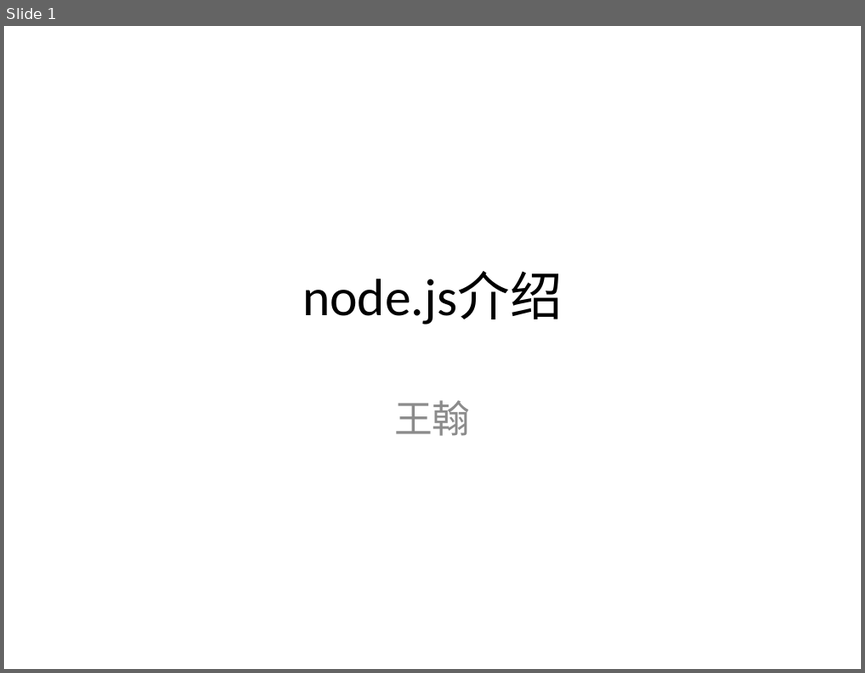
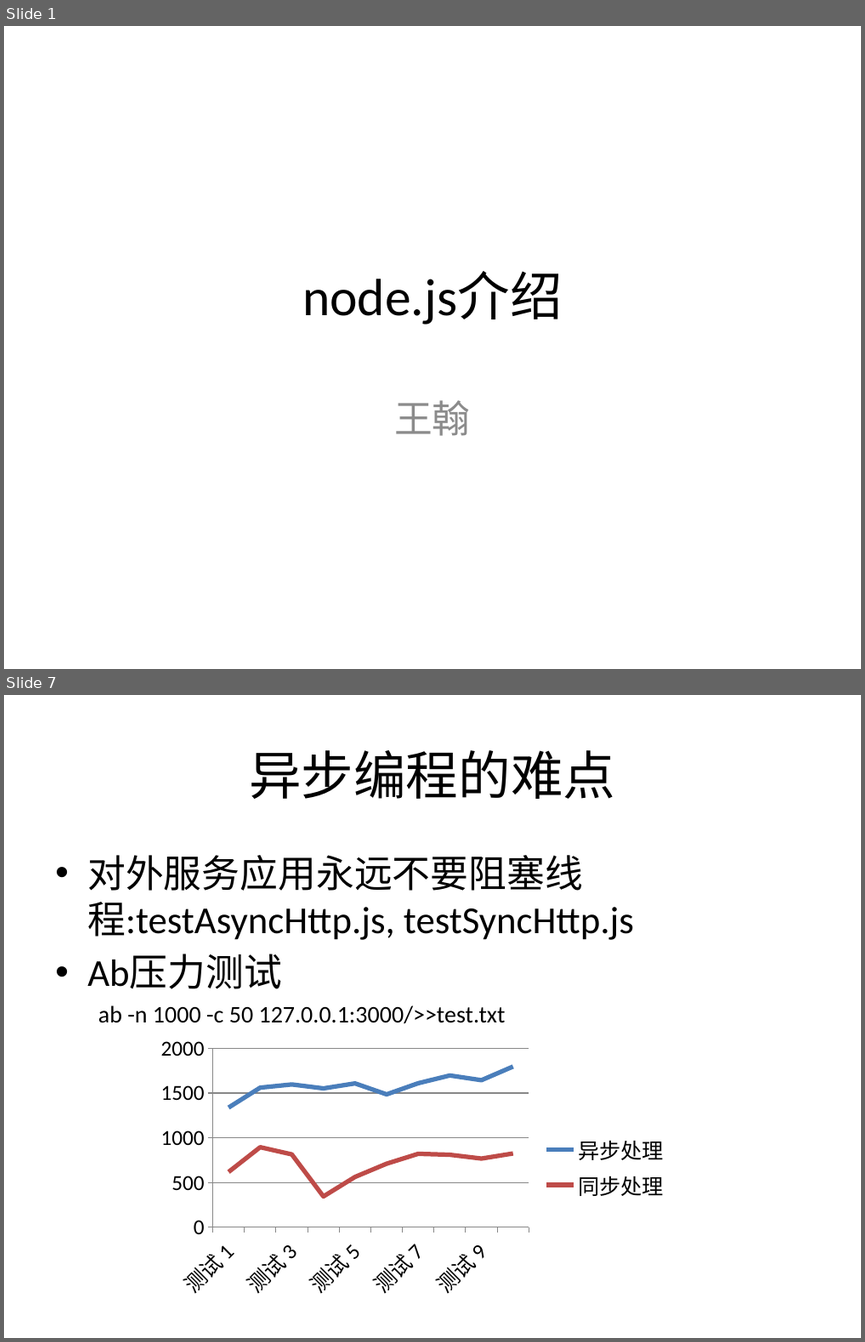
Before and after one commit to JamCode/nodePresentation, a slide deck: 演示文稿2.pptx. Shown one above the other, each under a label of ours: slide 1 before the commit, slides 1 and 7 after it; the slides between them are not shown. The pictures are 865x673 and 865x1342 pixels, drawn with LibreOffice and Linux fonts; fonts in the diff are those of the drawing. Boxes give left, top, right and bottom in pixels: in the first picture for what was removed or moved away, otherwise in the second. Text is boxed around its words. In the diff, an @@ line names an element or a change of style, - is before the commit and + after.

```diff
--- a/演示文稿2.pptx
+++ b/演示文稿2.pptx
@@ slide 7 added at <box>4,695,861,1338</box>, background #FFFFFF @@
@@ title added at <box>249,750,615,799</box>, 44 pt, text #000000 @@
+异步编程的难点
@@ text added at <box>87,855,634,1024</box>, 32 pt, text #000000 @@
+• 对外服务应用永远不要阻塞线程:testAsyncHttp.js, testSyncHttp.js
+• Ab压力测试
+ab -n 1000 -c 50 127.0.0.1:3000/>>test.txt
@@ line chart added at <box>150,1030,678,1304</box> @@
+categories: 测试 1, 测试 2, 测试 3, 测试 4, 测试 5, 测试 6, 测试 7, 测试 8, 测试 9, 测试 10
+异步处理: 1340, 1560, 1600, 1550, 1610, 1480, 1610, 1700, 1640, 1800
+同步处理: 620, 890, 810, 340, 560, 710, 820, 810, 770, 820
```
Also in this commit, not shown: 1 slide changed, 12 other slides added, 25 other files.
